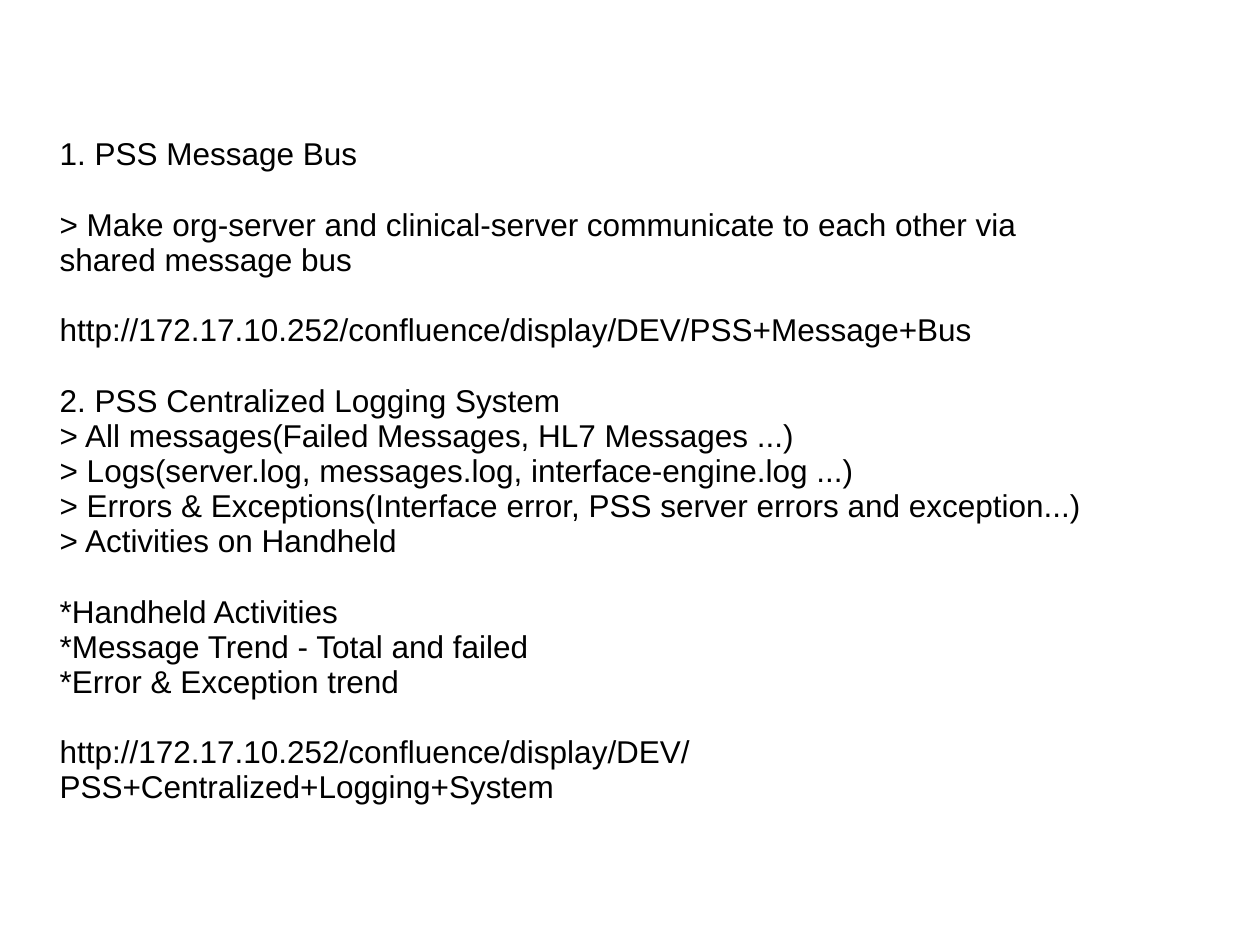
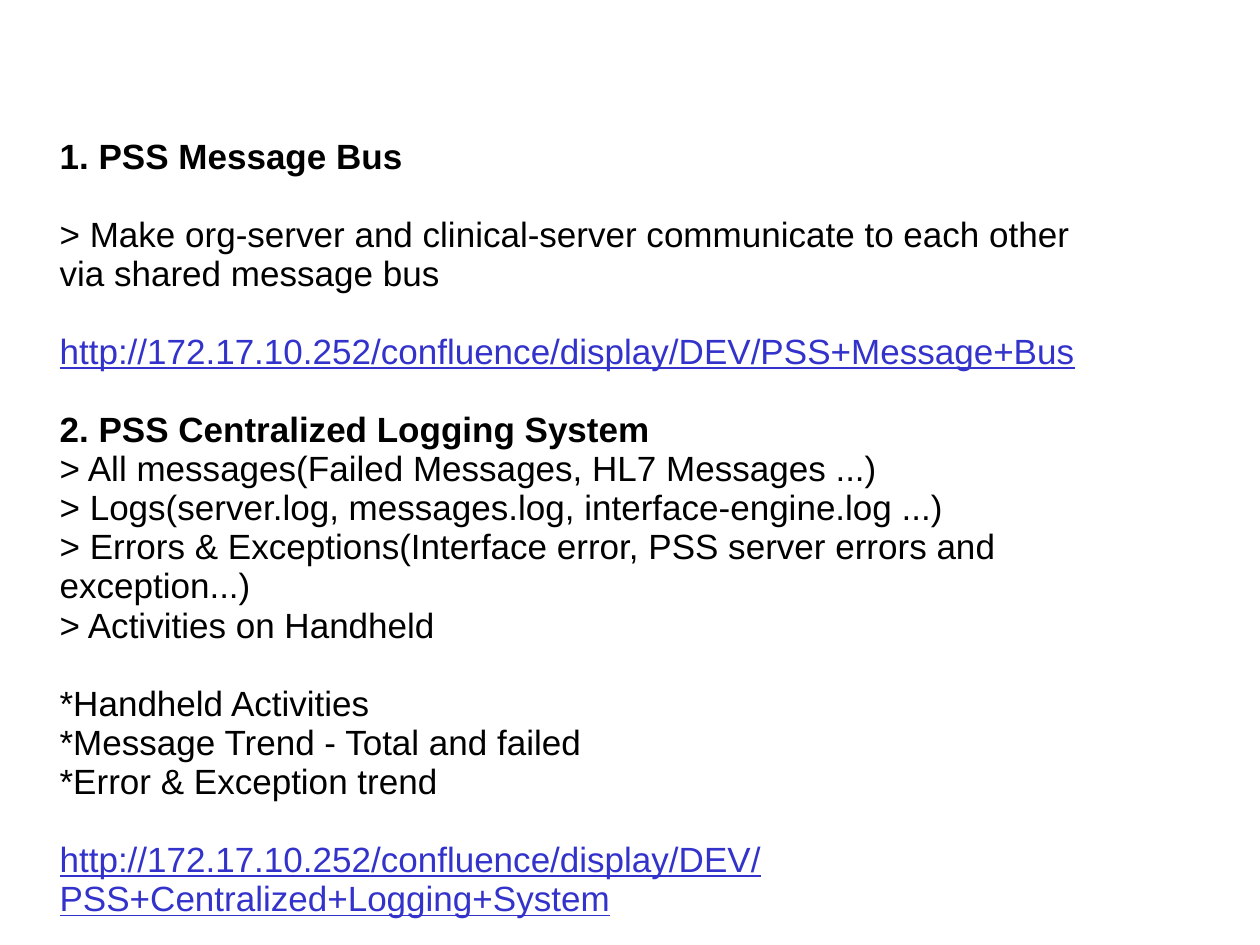
Before and after one commit to kurtishu/KurtisHu.github.io, a slide deck: slide 13 of remote/Kafka Introduction.ppt (slide 11 before the commit). Drawn at 1260x945 pixels with LibreOffice and Linux fonts; fonts in the diff are those of the drawing; background and template pictures are left out. Boxes give left, top, right and bottom in pixels: in the first picture for what was removed or moved away, otherwise in the second. Text is boxed around its words. In the diff, an @@ line names an element or a change of style, - is before the commit and + after.

```diff
--- a/remote/Kafka Introduction.ppt
+++ b/remote/Kafka Introduction.ppt
@@ text "1. PSS Message Bus" at bbox=[60, 144, 1074, 918]: size 18 to 20 pt; bold on in "1. PSS Message Bus", "2. PSS Centralized Logging System"; text colour #000000 to #3333CC, underline on in "http://172.17.10.252/confluence/display/DEV/PSS+Message+Bus", "http://172.17.10.252/confluence/display/DEV/PSS+Centralized+ ..." @@
```
Also in this commit, not shown: 4 other slides changed, 6 slides added, 5 slides removed.
